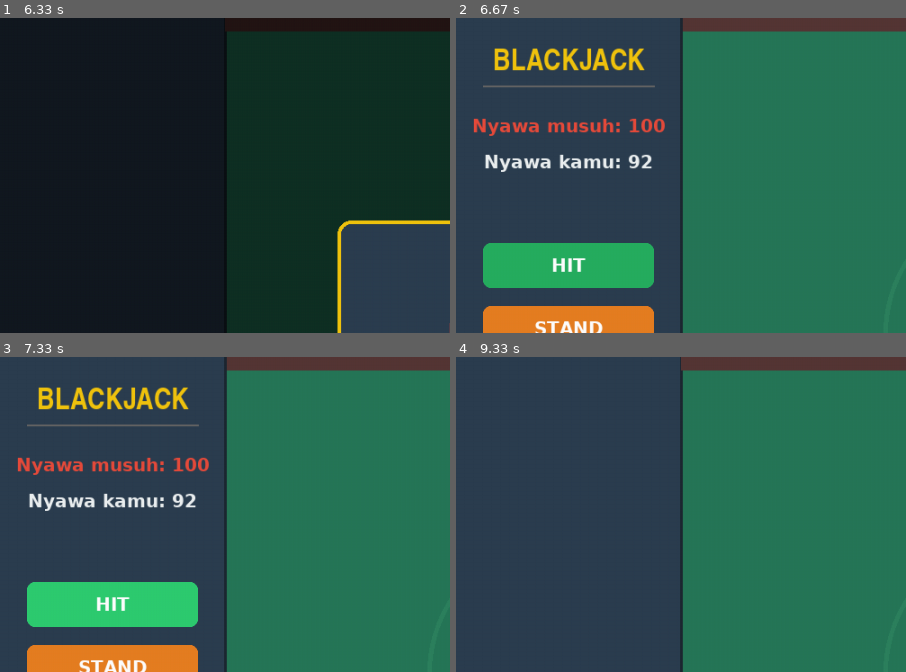
Above: before the commit, frames 1-4 (two rows, left to right).
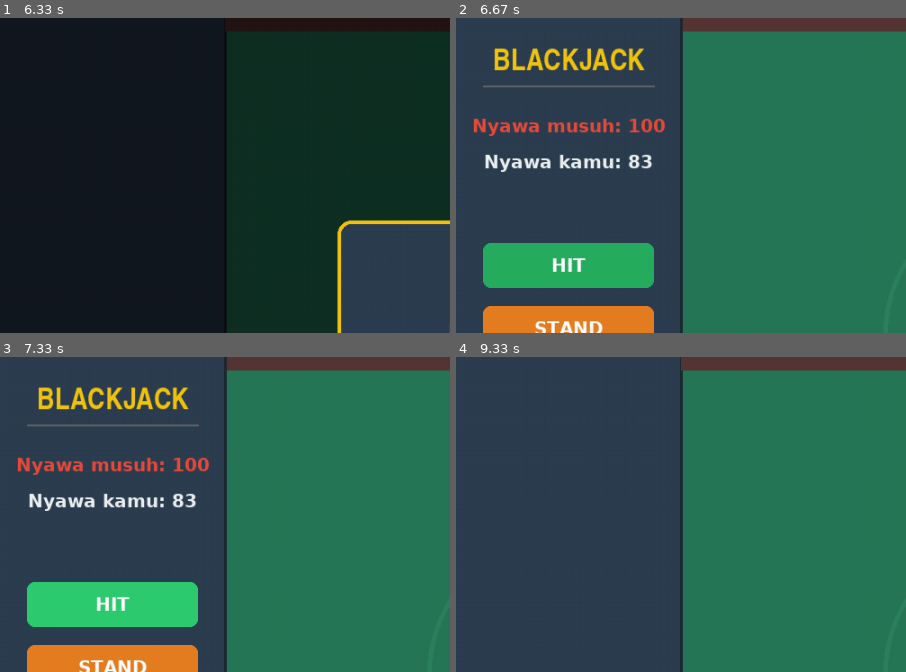
Above: after the commit, the same moments.

Repository: xRdtya/Blackjack-Game
Game: pygame game, started from blackjack_pygames.py
Two runs of this game, one before a commit and one after it. Both use one fixed random seed, a clock stepped at 60 frames per second and the inputs below.
Inputs (mouse positions are % of the whole screen's width and height, from its top left):
- Up to frame 1 (6.33 s): click "MAIN" at 0.38 s; click (50, 57) at 0.72 s; click (14, 47) at 2.05 s; move the mouse to (70, 42) at 3.22 s; click (70, 42) at 3.4 s
- Up to frame 2 (6.67 s): click "MAIN" at 6.53 s
- Up to frame 3 (7.33 s): move the mouse to (28, 32) at 6.95 s; click (28, 32) at 7 s
- Up to frame 4 (9.33 s): click "HIT" at 8 s; move the mouse to (85, 49) at 8.28 s; click (85, 49) at 8.33 s; click "HIT" at 9 s
The pictures show only the part of the screen within x 0-50%, y 0-50%; the shares and areas given below are measured in that part.

Frame 1 is identical in both runs. In frame 2, 0.1% of the frame differs, in the area x 38-44%, y 43-48%; in frame 3, 0.1%; in frame 4, nothing differs.

Commit message:
Update blackjack_pygames.py

Diff:
--- a/blackjack_pygames.py
+++ b/blackjack_pygames.py
@@ -242,13 +242,13 @@
         if self.player.value > 21:
             msg = "KAMU BUST!\nKALAH!"
             col = TEXT_RED
-            self.enemy_hp += 10
-            self.hp -= 10
+            self.enemy_hp += self.player.value
+            self.hp -= self.player.value
         elif self.dealer.value > 21:
             msg = "MUSUH BUST!\n MENANG!"
             col = TEXT_GOLD
-            self.enemy_hp -= self.player.value
-            self.hp += self.player.value
+            self.enemy_hp -= self.dealer.value
+            self.hp += self.dealer.value
         elif self.player.value > self.dealer.value:
             msg = "KAMU\nMENANG!"
             col = TEXT_GOLD
@@ -257,8 +257,8 @@
         elif self.player.value < self.dealer.value:
             msg = "MUSUH\nMENANG!"
             col = TEXT_RED
-            self.enemy_hp += self.player.value
-            self.hp -= self.player.value
+            self.enemy_hp += self.dealer.value
+            self.hp -= self.dealer.value
         else:
             msg = "SERI"
             col = TEXT_COLOR
